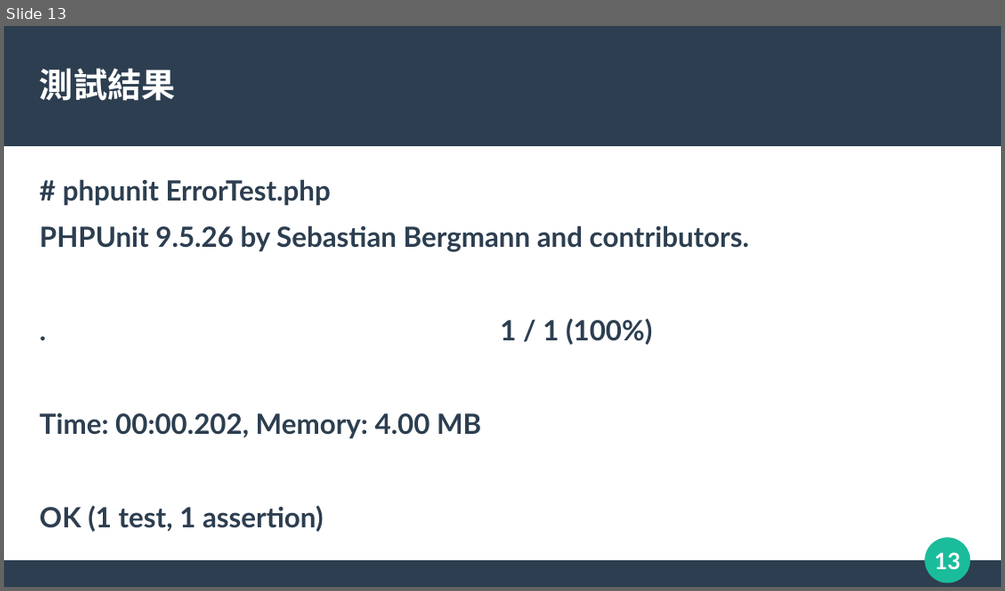
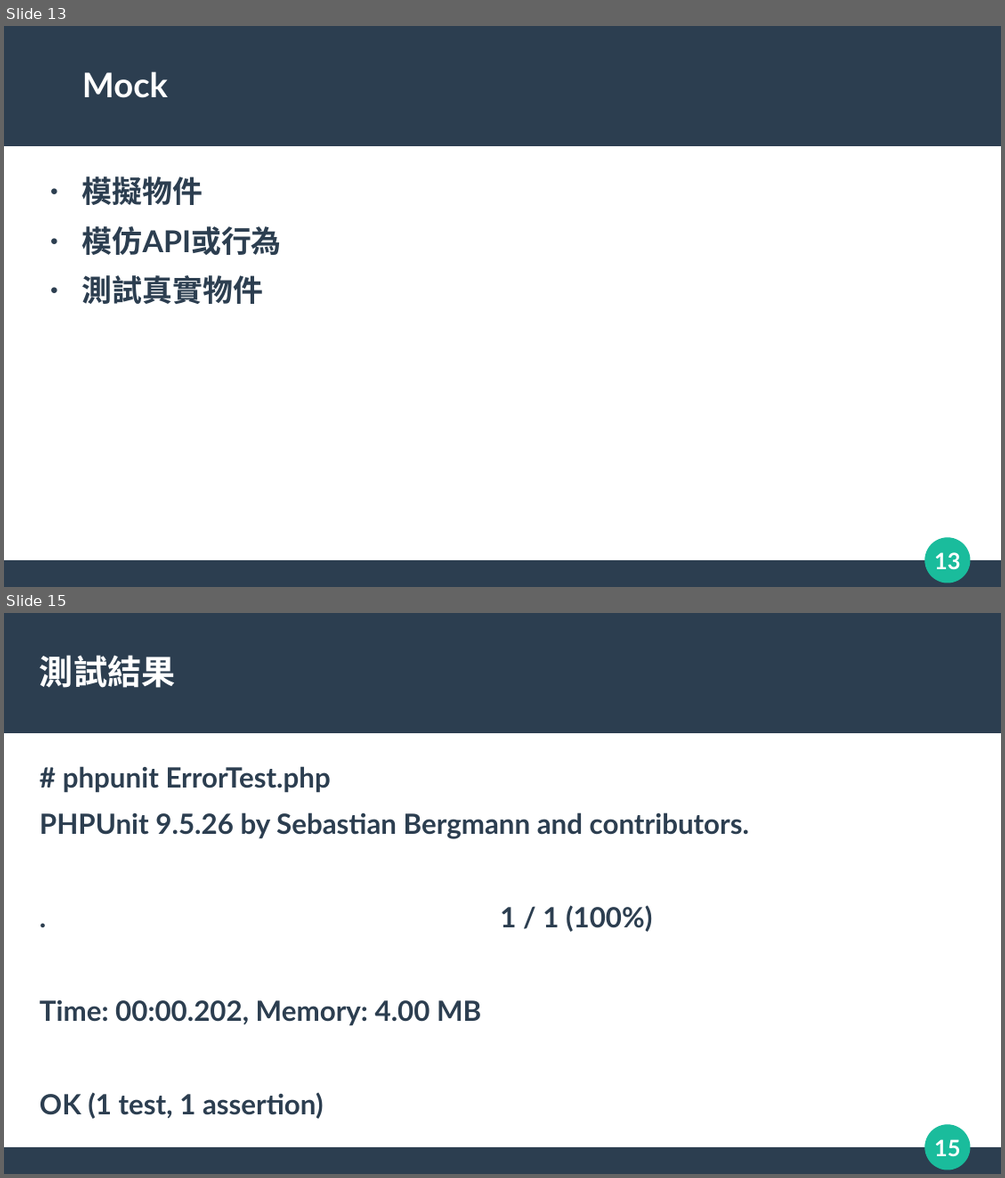
Before and after one commit to Ian-PChome/phpunit, a slide deck: PHPUnit Test.odp. Shown one above the other, each under a label of ours: slide 13 before the commit, slides 13 and 15 after it; the slides between them are not shown. The pictures are 1005x591 and 1005x1178 pixels, drawn with LibreOffice and Linux fonts; fonts in the diff are those of the drawing. Boxes give left, top, right and bottom in pixels: in the first picture for what was removed or moved away, otherwise in the second. Text is boxed around its words. In the diff, an @@ line names an element or a change of style, - is before the commit and + after.

```diff
--- a/PHPUnit Test.odp
+++ b/PHPUnit Test.odp
@@ slide 13 added at <box>4,26,1001,587</box>, background #FFFFFF; not listed: 4 template elements that a slide beside it also shows @@
@@ title added at <box>82,71,168,98</box>, 27 pt, text #FFFFFF, bold @@
+● Mock
@@ text added at <box>82,176,282,304</box>, 24 pt, text #2C3E50, bold @@
+● 模擬物件
+● 模仿API或行為
+● 測試真實物件
@@ what was slide 13 is now slide 15 @@
@@ page number at <box>934,1139,960,1156</box>: text changed @@
-13
+15
```
Also in this commit, not shown: 4 slides changed, 6 other slides added, 3 slides removed, 11 other files.
